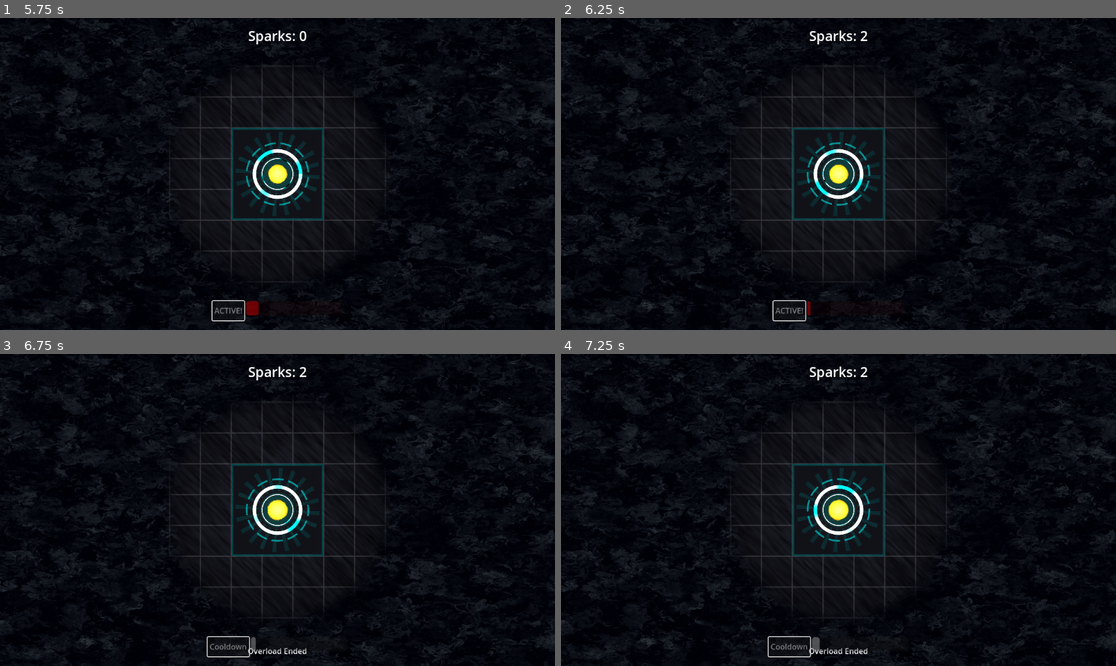
Above: before the commit, frames 1-4 (two rows, left to right).
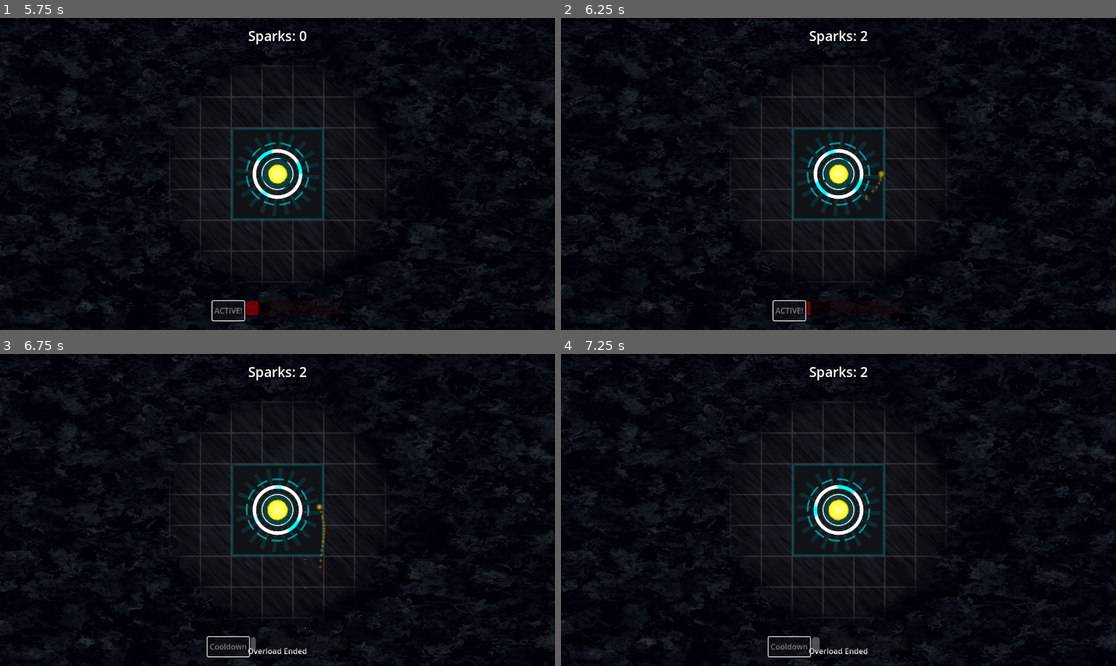
Above: after the commit, the same moments.

Repository: VexingVoxel/prismatica
Game: Godot game, scene res://game/scenes/main.tscn
Same seed, same stepped clock (60 frames per second), same inputs: the game is played once before the commit and once after it.
Inputs (mouse positions are in pixels of both pictures, inside the frame that each line leads up to):
- Up to frame 1 (5.75 s): tap Enter at 0.5 s; move the mouse to (399, 158) at 0.52 s; click (399, 158) at 0.67 s; click "OVERLOAD" at 1.25 s; move the mouse to (166, 189) at 2.02 s; click (166, 189) at 2.17 s; move the mouse to (333, 105) at 2.77 s; click (333, 105) at 2.92 s; move the mouse to (249, 236) at 3.52 s; click (249, 236) at 3.67 s; move the mouse to (444, 220) at 4.27 s; click (444, 220) at 4.42 s; move the mouse to (111, 127) at 5.02 s; click (111, 127) at 5.17 s
- Up to frame 2 (6.25 s): move the mouse to (866, 174) at 5.77 s; click (866, 174) at 5.92 s
- Up to frame 3 (6.75 s): move the mouse to (194, 432) at 6.52 s; click (194, 432) at 6.67 s
- Up to frame 4 (7.25 s): no input

Frame 1 is identical in both runs. In frame 2, less than 0.1% of the frame differs, in the area x 54-59%, y 48-59%; in frame 3, less than 0.1%, in the area x 54-59%, y 47-88%; in frame 4, nothing differs.

Commit message:
feat(vfx): migrate to CoreVFXManager
- Replace Game-specific VFXManager with CoreVFXManager Autoload.
- Implement lazy loading for VFX root nodes to fix initialization crash.
- Fix pooling logic to ensure reused instances are visible (reset/show order).
- Use deferred execution for VFX playback to ensure reliable particle restarting.
- Update project settings to use CoreVFXManager scene.

Diff:
--- a/godot/_core/autoload/core_vfx_manager.gd
+++ b/godot/_core/autoload/core_vfx_manager.gd
@@ -14,7 +14,7 @@
 
 func _ready() -> void:
 	_initialize_config_map()
-	_initialize_root_nodes()
+	# Roots are resolved lazily when needed
 	_initialize_pools()
 	_connect_event_bus()
 
@@ -31,21 +31,40 @@
 	if _vfx_config_map.is_empty():
 		printerr("CoreVFXManager: No valid VFXConfigs loaded.")
 
-# Resolves NodePath roots for parenting VFX, with validation and fallbacks.
-func _initialize_root_nodes() -> void:
+# Lazily resolves the World VFX root
+func _get_world_vfx_root() -> Node:
+	if is_instance_valid(_world_vfx_root):
+		return _world_vfx_root
+
+	# Try to resolve from path
 	_world_vfx_root = get_node_or_null(world_vfx_root_path)
-	if not is_instance_valid(_world_vfx_root):
-		printerr("ERROR: CoreVFXManager: World VFX root path (", world_vfx_root_path, ") is invalid. Falling back to '/root/Main'.")
-		_world_vfx_root = get_tree().root.get_node_or_null("Main") # Common fallback
-		if not is_instance_valid(_world_vfx_root):
-			printerr("FATAL ERROR: CoreVFXManager: Fallback '/root/Main' is also invalid! World VFX may not appear.")
+	if is_instance_valid(_world_vfx_root):
+		return _world_vfx_root
 
+	# Fallback
+	_world_vfx_root = get_tree().root.get_node_or_null("Main")
+	if is_instance_valid(_world_vfx_root):
+		return _world_vfx_root
+
+	# Last ditch attempt: Main might be a child of root but not named "Main" (unlikely in this setup)
+	return null
+
+# Lazily resolves the UI VFX root
+func _get_ui_vfx_root() -> Node:
+	if is_instance_valid(_ui_vfx_root):
+		return _ui_vfx_root
+
+	# Try to resolve from path
 	_ui_vfx_root = get_node_or_null(ui_vfx_root_path)
-	if not is_instance_valid(_ui_vfx_root):
-		printerr("ERROR: CoreVFXManager: UI VFX root path (", ui_vfx_root_path, ") is invalid. Falling back to '/root/Main/HUD'.")
-		_ui_vfx_root = get_tree().root.get_node_or_null("Main/HUD") # Common fallback
-		if not is_instance_valid(_ui_vfx_root):
-			printerr("FATAL ERROR: CoreVFXManager: Fallback '/root/Main/HUD' is also invalid! UI VFX may not appear.")
+	if is_instance_valid(_ui_vfx_root):
+		return _ui_vfx_root
+
+	# Fallback
+	_ui_vfx_root = get_tree().root.get_node_or_null("Main/HUD")
+	if is_instance_valid(_ui_vfx_root):
+		return _ui_vfx_root
+
+	return null
 
 # Pre-populates object pools based on VFXConfig settings.
 func _initialize_pools() -> void:
@@ -101,9 +120,9 @@
 func _get_vfx_instance(id: String, config: VFXConfig) -> VFXInstance:
 	if config.can_be_pooled and _pools.has(id) and not _pools[id].is_empty():
 		var instance: VFXInstance = _pools[id].pop_back()
-		instance.show()
 		instance.set_process_mode(Node.PROCESS_MODE_INHERIT) # Re-enable processing
-		instance.reset() # Reset before use
+		instance.reset() # Reset before use (might hide it)
+		instance.show() # Ensure visible
 		return instance
 
 	# If not pooled, or pool is empty/full, create new.
@@ -129,12 +148,12 @@
 	var parent_node: Node
 	match config.parent_type:
 		VFXParentType.ParentType.WORLD_SPACE:
-			parent_node = _world_vfx_root
+			parent_node = _get_world_vfx_root()
 		VFXParentType.ParentType.UI_SPACE:
-			parent_node = _ui_vfx_root
+			parent_node = _get_ui_vfx_root()
 		_:
 			printerr("CoreVFXManager: Unknown ParentType for ID: ", config.id, ". Falling back to world_vfx_root.")
-			parent_node = _world_vfx_root
+			parent_node = _get_world_vfx_root()
 
 	if not is_instance_valid(parent_node):
 		printerr("FATAL ERROR: CoreVFXManager: Parent node is invalid for ID: ", config.id, ". VFX will not be spawned.")
@@ -153,5 +172,6 @@
 	for key in event_params: # Overlay event-specific params
 		final_params[key] = event_params[key]
 
-	instance.play(final_params)
-	instance.finished.connect(Callable(self, "_return_to_pool").bind(instance), CONNECT_ONE_SHOT)
+	instance.call_deferred("play", final_params)
+	if not instance.finished.is_connected(Callable(self, "_return_to_pool")):
+		instance.finished.connect(Callable(self, "_return_to_pool").bind(instance), CONNECT_ONE_SHOT)
--- /dev/null
+++ b/godot/_core/autoload/core_vfx_manager.tscn
@@ -0,0 +1,11 @@
+[gd_scene load_steps=4 format=3 uid="uid://corevfxmanager001"]
+
+[ext_resource type="Script" path="res://_core/autoload/core_vfx_manager.gd" id="1_script"]
+[ext_resource type="Resource" path="res://_core/resources/vfx/core_click_vfx_config.tres" id="2_click"]
+[ext_resource type="Resource" path="res://_core/resources/vfx/currency_flight_vfx_config.tres" id="3_currency"]
+
+[node name="CoreVFXManager" type="Node"]
+script = ExtResource("1_script")
+vfx_library = Array[Resource]([ExtResource("2_click"), ExtResource("3_currency")])
+world_vfx_root_path = NodePath("/root/Main")
+ui_vfx_root_path = NodePath("/root/Main/HUD")
--- a/godot/game/scenes/vfx/core_click_vfx.gd
+++ b/godot/game/scenes/vfx/core_click_vfx.gd
@@ -28,10 +28,6 @@
 	var particles: CPUParticles2D = $Particles
 	if particles:
 		particles.emitting = false
-		# particles.clear_particles() # clear_particles() might not be available on CPUParticles2D in Godot 4.x? Checking...
-		# It is available. But restart() usually clears.
-		# For pooling, we just want it to stop.
-		pass
 
 	global_position = Vector2.ZERO
 	rotation = 0.0
--- a/godot/game/scenes/vfx/currency_flight_vfx.gd
+++ b/godot/game/scenes/vfx/currency_flight_vfx.gd
@@ -89,7 +89,6 @@
 		var trail: CPUParticles2D = sprite.get_node_or_null("Trail")
 		if trail:
 			trail.emitting = false
-			# trail.clear_particles()
 
 		sprite.position = Vector2.ZERO
 		sprite.scale = Vector2.ONE
--- a/godot/project.godot
+++ b/godot/project.godot
@@ -23,7 +23,7 @@
 SaveManager="*res://_core/autoload/save_manager.gd"
 AudioManager="*res://_core/autoload/audio_manager.gd"
 CoreVFXEventBus="*res://_core/autoload/core_vfx_event_bus.gd"
-CoreVFXManager="*res://_core/autoload/core_vfx_manager.gd"
+CoreVFXManager="*res://_core/autoload/core_vfx_manager.tscn"
 GameplayEventBus="*res://game/scripts/autoload/gameplay_event_bus.gd"
 GameCore="*res://game/scripts/autoload/game_core.gd"
 GamePersistenceBridge="*res://game/scripts/system/game_persistence_bridge.gd"
Not shown, removed: godot/game/scripts/autoload/vfx_event_bus.gd.uid
Not shown, removed: godot/game/scripts/vfx/vfx_manager.gd.uid
Not shown, removed: core_vfx_manager_integration_discussion.md
